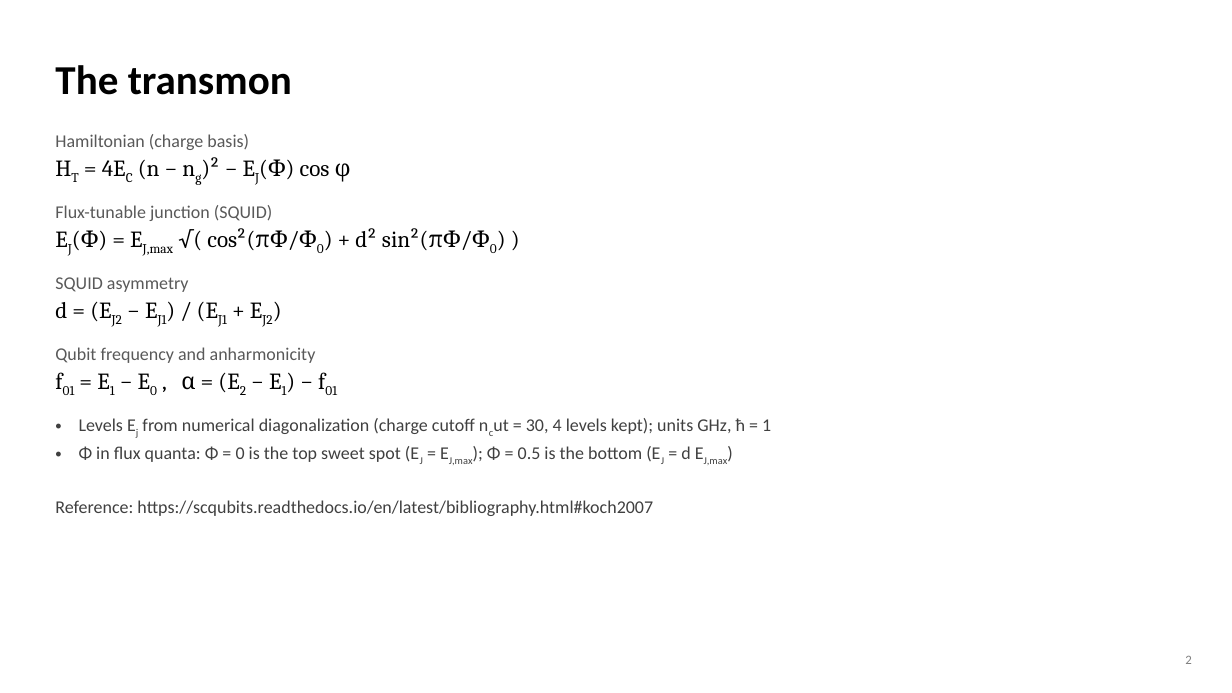
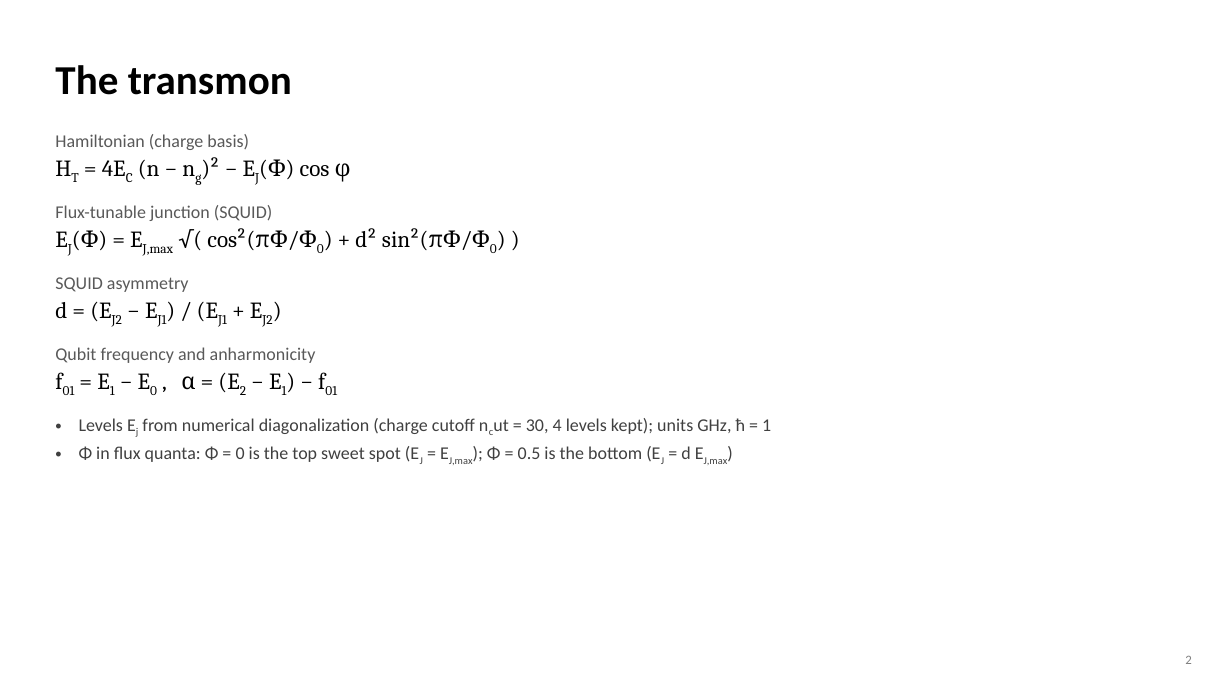
Before and after one commit to morassa1-code/Quantum_Computing_Simulations, a slide deck: slide 2 of Transmon_Resonator_Model.pptx. Drawn at 1232x693 pixels with LibreOffice and Linux fonts; fonts in the diff are those of the drawing. Boxes give left, top, right and bottom in pixels: in the first picture for what was removed or moved away, otherwise in the second. Text is boxed around its words. In the diff, an @@ line names an element or a change of style, - is before the commit and + after.

```diff
--- a/Transmon_Resonator_Model.pptx
+++ b/Transmon_Resonator_Model.pptx
@@ text at <box>55,500,653,516</box>: paragraph removed @@
-Reference: https://scqubits.readthedocs.io/en/latest/bibliography.html#koch2007
```
Also in this commit, not shown: 12 other slides changed, 9 slides added.
